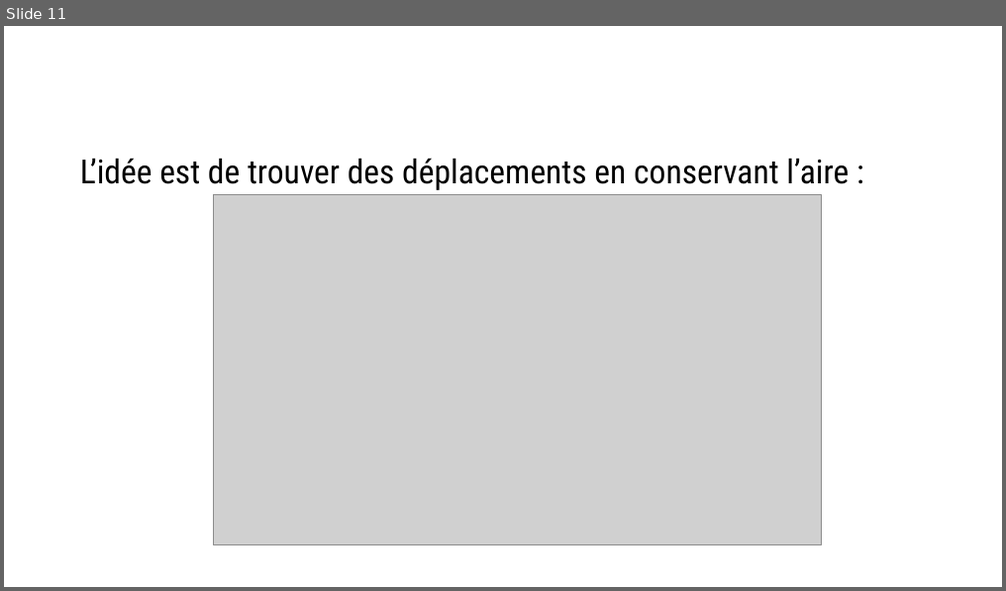
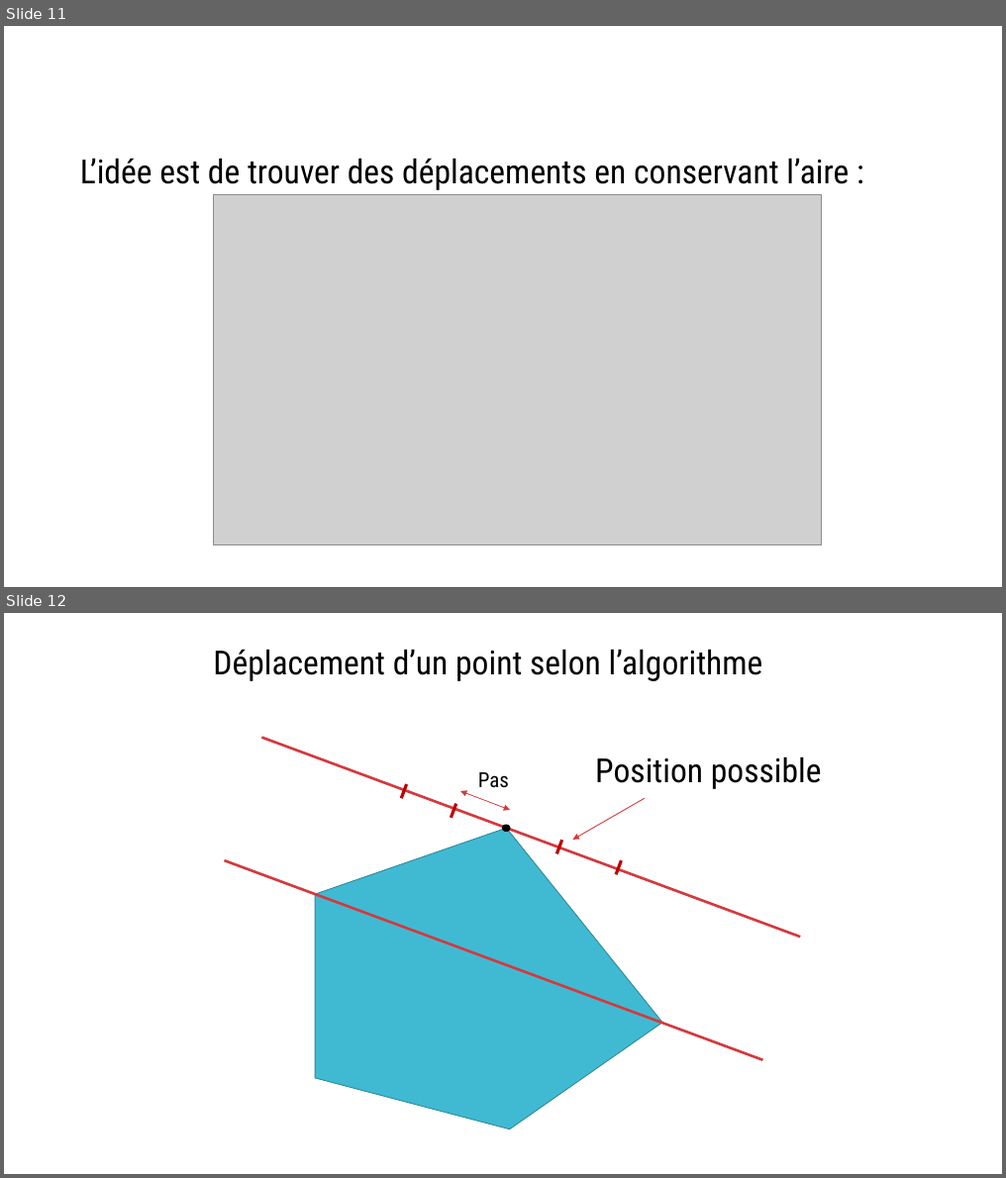
Before and after one commit to Savagerqt/Projet2A, a slide deck: Présentation1.pptx. Shown one above the other, each under a label of ours: slide 11 before the commit, slides 11 and 12 after it. The pictures are 1006x591 and 1006x1178 pixels, drawn with LibreOffice and Linux fonts; fonts in the diff are those of the drawing; grey boxes stand for pictures; background and template pictures are left out. Boxes give left, top, right and bottom in pixels: in the first picture for what was removed or moved away, otherwise in the second. Text is boxed around its words. In the diff, an @@ line names an element or a change of style, - is before the commit and + after.

```diff
--- a/Présentation1.pptx
+++ b/Présentation1.pptx
@@ slide 12 added at bbox=[4, 613, 1002, 1174], background #FFFFFF @@
@@ text added at bbox=[213, 649, 763, 681], 32 pt, text #000000 @@
+Déplacement d’un point selon l’algorithme
@@ line added from (261, 738) to (801, 937), #D5393D 2.5 pt @@
@@ text added at bbox=[595, 757, 822, 789], 32 pt, text #000000 @@
+Position possible
@@ line added from (407, 784) to (402, 799), #C00000 3 pt @@
@@ text added at bbox=[478, 772, 509, 788], 20 pt, text #000000 @@
+Pas
@@ line added from (456, 804) to (450, 818), #C00000 3 pt @@
@@ double arrow added from (460, 791) to (510, 810), #D5393D 0.75 pt @@
@@ arrow added from (645, 799) to (573, 840), #D5393D 0.85 pt @@
@@ freeform shape added at bbox=[315, 828, 662, 1130], fill #40BAD2, outline #2F8A9B 0.85 pt @@
@@ ellipse added at bbox=[503, 825, 510, 832], fill #000000, outline #000000 0.85 pt @@
@@ line added from (562, 840) to (557, 854), #C00000 3 pt @@
@@ line added from (224, 861) to (763, 1060), #D5393D 2.5 pt @@
@@ line added from (622, 861) to (617, 875), #C00000 3 pt @@
```
Also in this commit, not shown: 3 slides changed, 7 other slides added, 6 other files.
